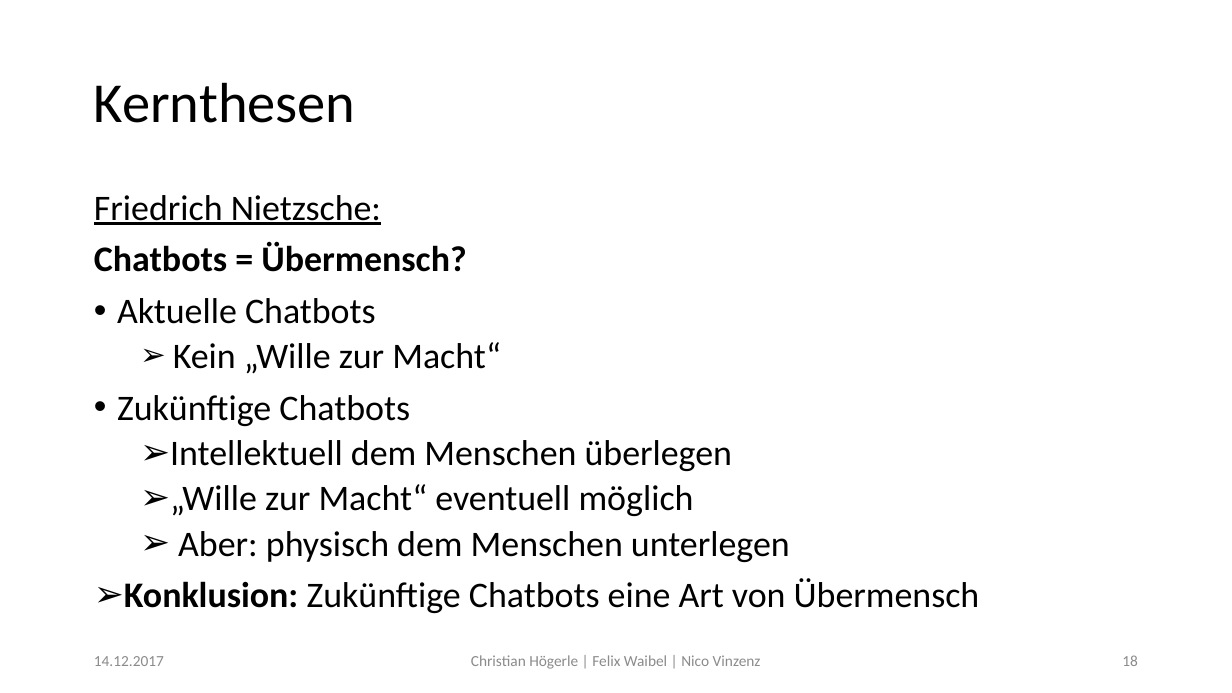
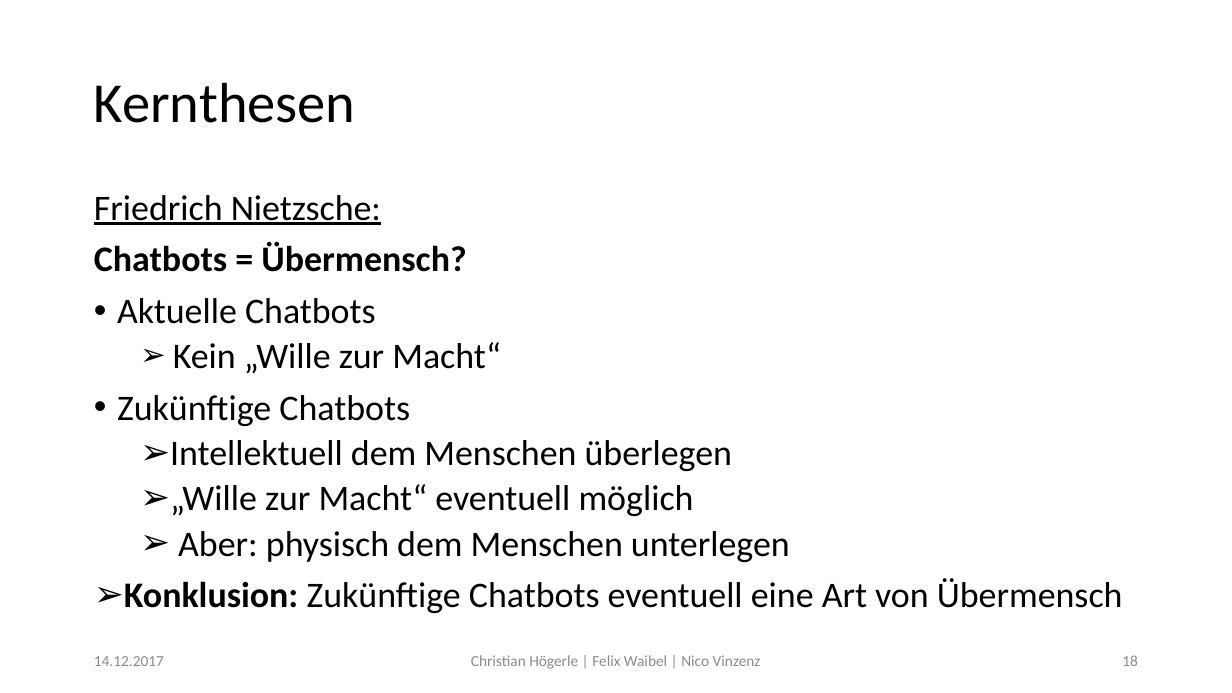
Before and after one commit to Fewa93/Berufsethik, a slide deck: slide 18 of Präsentation/Berufsethik.pptx. Drawn at 1232x693 pixels with LibreOffice and Linux fonts; fonts in the diff are those of the drawing. Boxes give left, top, right and bottom in pixels: in the first picture for what was removed or moved away, otherwise in the second. Text is boxed around its words. In the diff, an @@ line names an element or a change of style, - is before the commit and + after.

Commit message:
Nietzsche Chatbot = Übermensch kleine Anpassung

```diff
--- a/Präsentation/Berufsethik.pptx
+++ b/Präsentation/Berufsethik.pptx
@@ text at [124, 578, 1123, 613]: text changed @@
-➢ Konklusion: Zukünftige Chatbots eine Art von Übermensch
+➢ Konklusion: Zukünftige Chatbots eventuell eine Art von Übermensch
```
